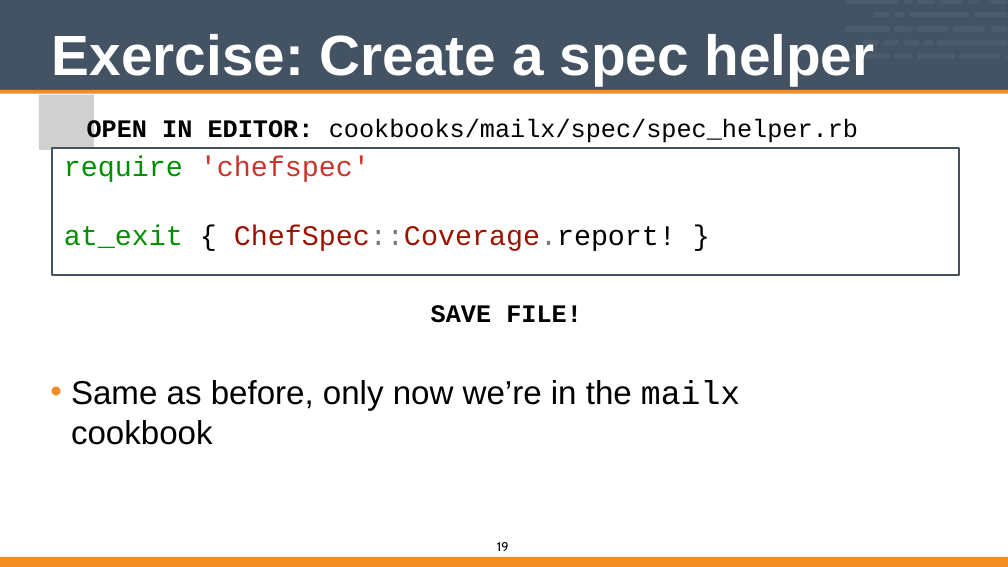
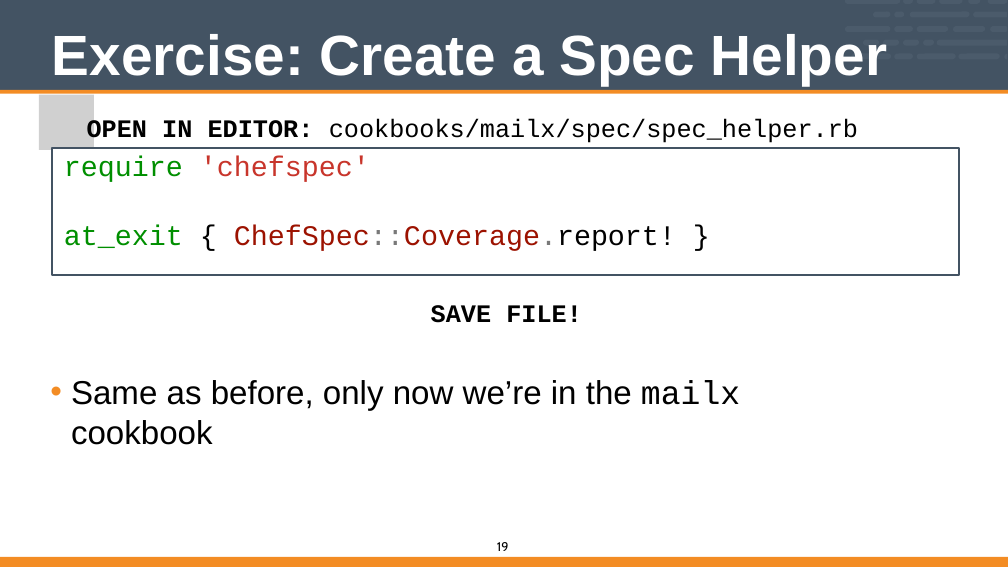
Before and after one commit to vinyar/chef-intermediate, a slide deck: slide 19 of Modules/12-Chef_Intermediate.pptx. Drawn at 1008x567 pixels with LibreOffice and Linux fonts; fonts in the diff are those of the drawing; grey boxes stand for pictures. Boxes give left, top, right and bottom in pixels: in the first picture for what was removed or moved away, otherwise in the second. Text is boxed around its words. In the diff, an @@ line names an element or a change of style, - is before the commit and + after.

```diff
--- a/Modules/12-Chef_Intermediate.pptx
+++ b/Modules/12-Chef_Intermediate.pptx
@@ title at (x1=52, y1=34, x2=887, y2=85): text changed @@
-Exercise: Create a spec helper
+Exercise: Create a Spec Helper
```
Also in this commit, not shown: 17 other slides changed.
